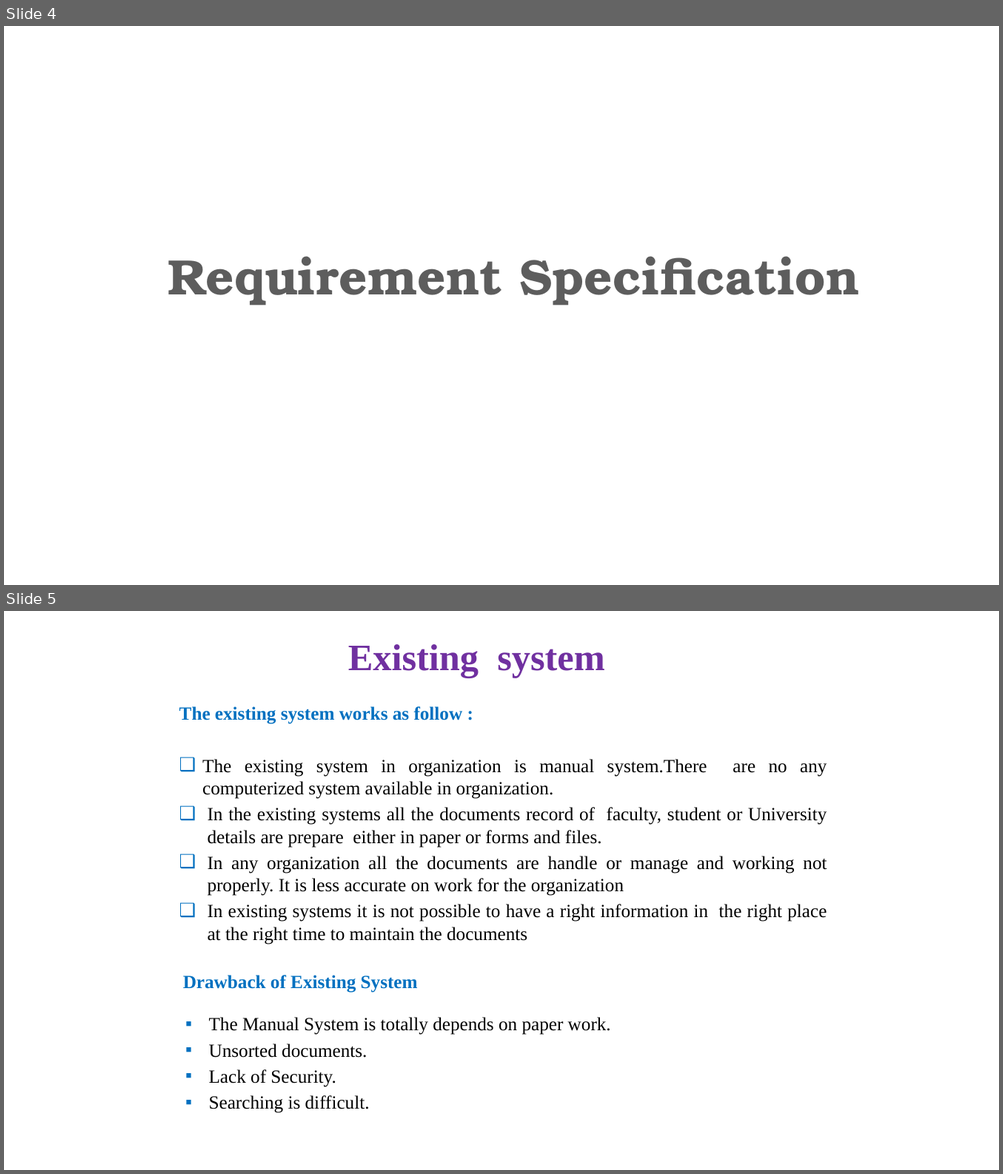
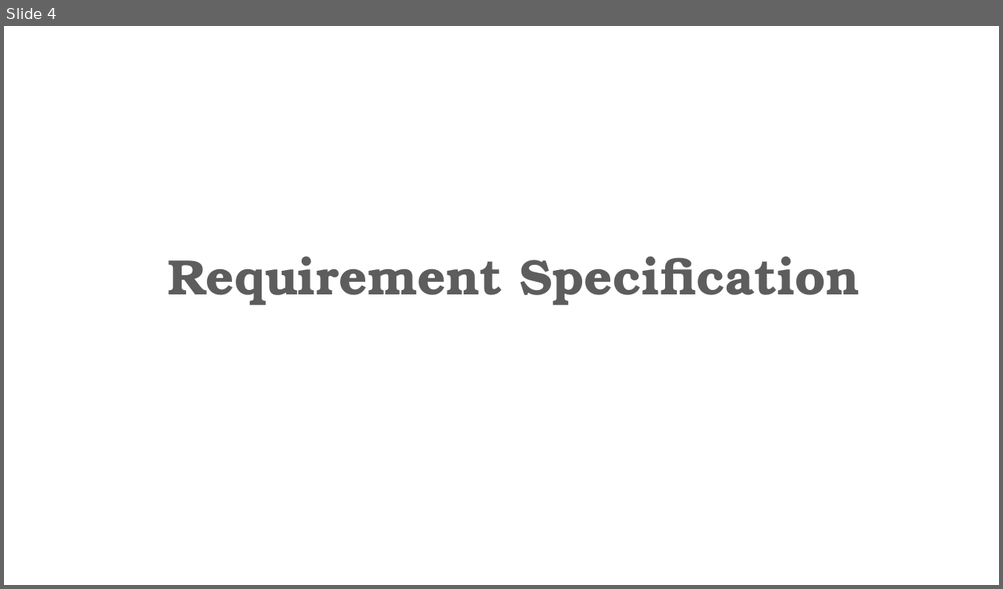
Before and after one commit to preyash2047/Stock_Price_Prediction, a slide deck: Project Presentation/PPT demo first presentation 26 12 2020.pptx. Shown one above the other, each under a label of ours: slides 4 and 5 before the commit, slide 4 after it. The pictures are 1003x1174 and 1003x589 pixels, drawn with LibreOffice and Linux fonts; fonts in the diff are those of the drawing. Boxes give left, top, right and bottom in pixels: in the first picture for what was removed or moved away, otherwise in the second. Text is boxed around its words. In the diff, an @@ line names an element or a change of style, - is before the commit and + after.

```diff
--- a/Project Presentation/PPT demo first presentation 26 12 2020.pptx
+++ b/Project Presentation/PPT demo first presentation 26 12 2020.pptx
@@ slide 5 removed at (x1=4, y1=611, x2=999, y2=1170), background #FFFFFF @@
@@ text removed at (x1=348, y1=644, x2=605, y2=678) @@
-Existing system
@@ text removed at (x1=179, y1=706, x2=826, y2=945) @@
-The existing system works as follow :
-❑ The existing system in organization is manual system.There are no any computerized system available in organization.
-❑ In the existing systems all the documents record of faculty, student or University details are prepare either in paper or forms and files.
-❑ In any organization all the documents are handle or manage and working not properly. It is less accurate on work for the organization
-❑ In existing systems it is not possible to have a right information in the right place at the right time to maintain the documents
@@ text removed at (x1=183, y1=975, x2=418, y2=993) @@
-Drawback of Existing System
@@ text removed at (x1=209, y1=1017, x2=611, y2=1113) @@
-▪ The Manual System is totally depends on paper work.
-▪ Unsorted documents.
-▪ Lack of Security.
-▪ Searching is difficult.
```
Also in this commit, not shown: 1 slide changed, 2 slides added, 1 other slide removed, 5 other files.
